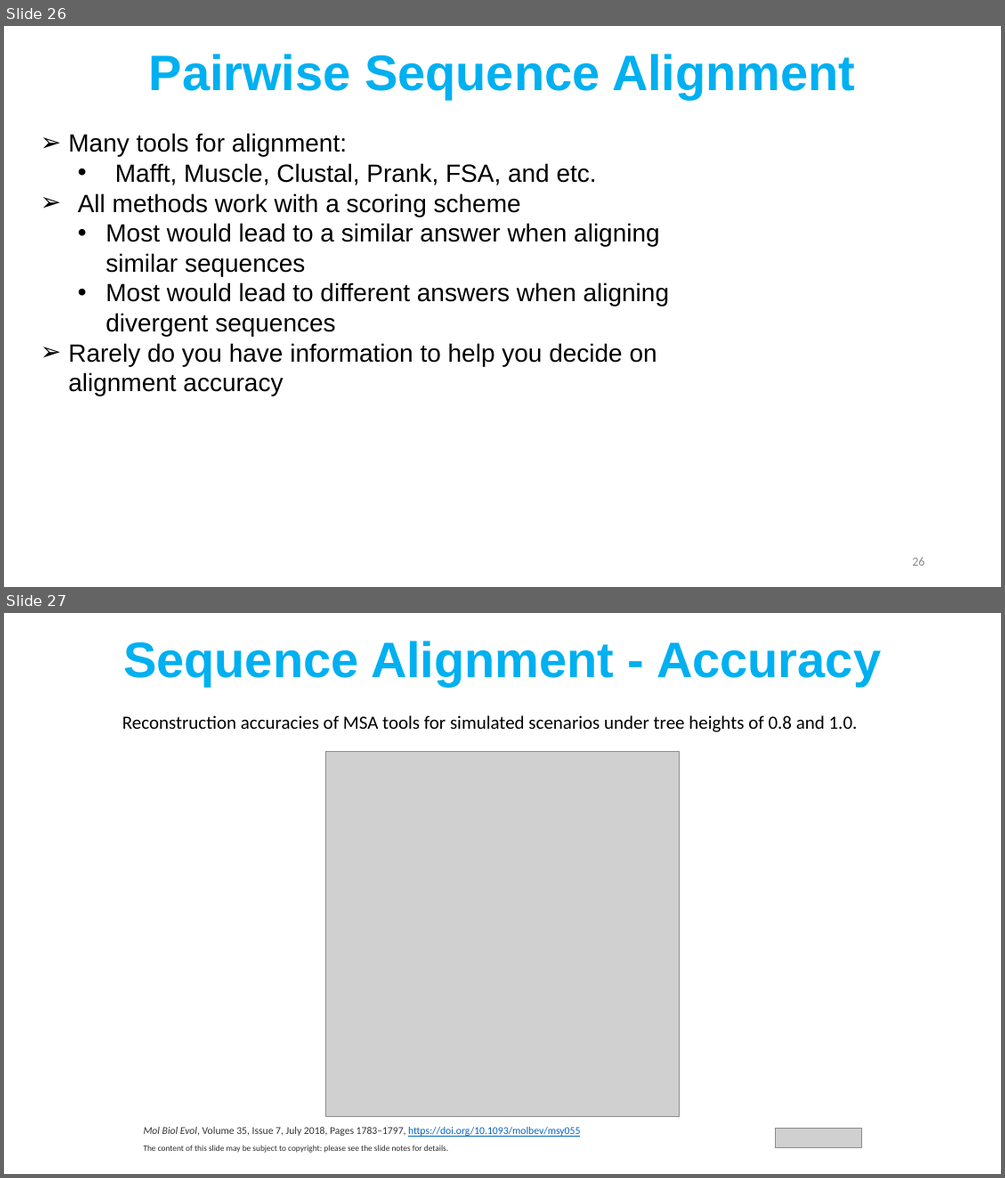
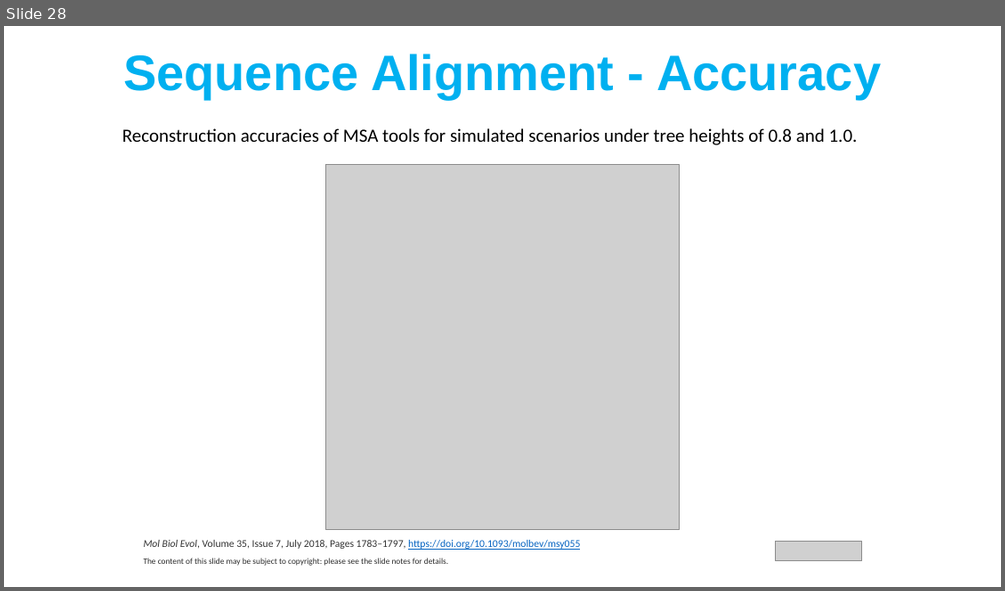
Before and after one commit to DAWGPSU/DAWG_workshop, a slide deck: SP24_09FEB24_Phylogenomics/slides/Phylogenomics_Slides_DAWG_SP24.pptx. Shown one above the other, each under a label of ours: slides 26 and 27 before the commit, slide 28 after it. The pictures are 1005x1178 and 1005x591 pixels, drawn with LibreOffice and Linux fonts; fonts in the diff are those of the drawing; grey boxes stand for pictures. Boxes give left, top, right and bottom in pixels: in the first picture for what was removed or moved away, otherwise in the second. Text is boxed around its words. In the diff, an @@ line names an element or a change of style, - is before the commit and + after.

```diff
--- a/SP24_09FEB24_Phylogenomics/slides/Phylogenomics_Slides_DAWG_SP24.pptx
+++ b/SP24_09FEB24_Phylogenomics/slides/Phylogenomics_Slides_DAWG_SP24.pptx
@@ slide 26 removed at [4,26,1001,587], background #FFFFFF @@
@@ text removed at [149,54,855,99] @@
-Pairwise Sequence Alignment
@@ text removed at [68,133,669,395] @@
-➢ Many tools for alignment:
-  • Mafft, Muscle, Clustal, Prank, FSA, and etc.
-➢ All methods work with a scoring scheme
-  • Most would lead to a similar answer when aligning similar sequences
-  • Most would lead to different answers when aligning divergent sequences
-➢ Rarely do you have information to help you decide on alignment accuracy
@@ page number removed at [912,557,924,565] @@
-26
@@ what was slide 27 is now slide 28 @@
```
Also in this commit, not shown: 8 slides changed, 2 slides added.
